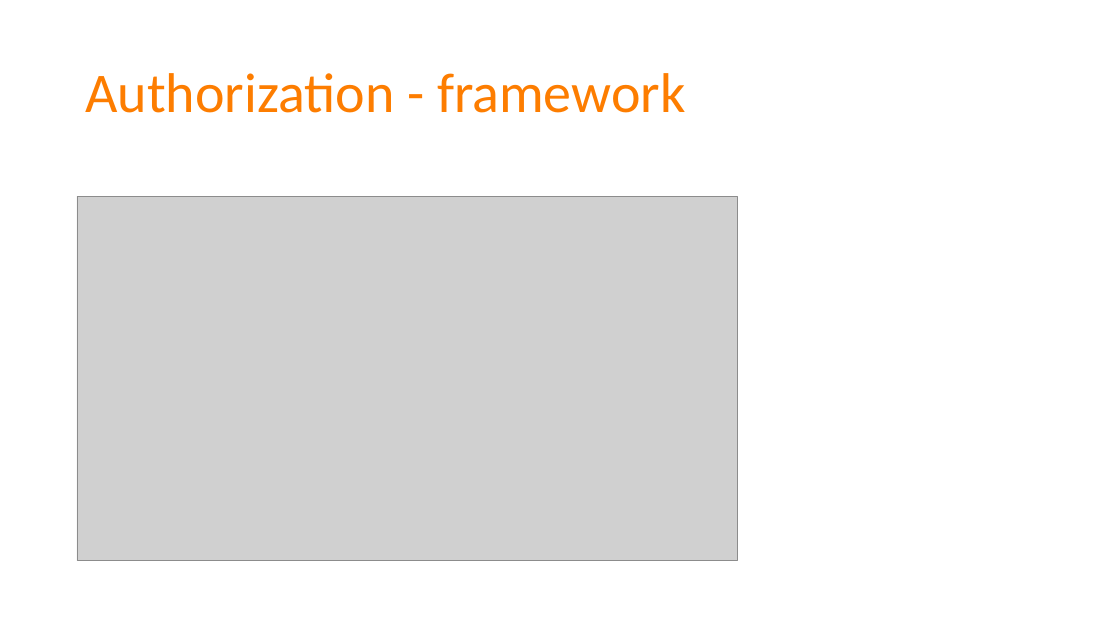
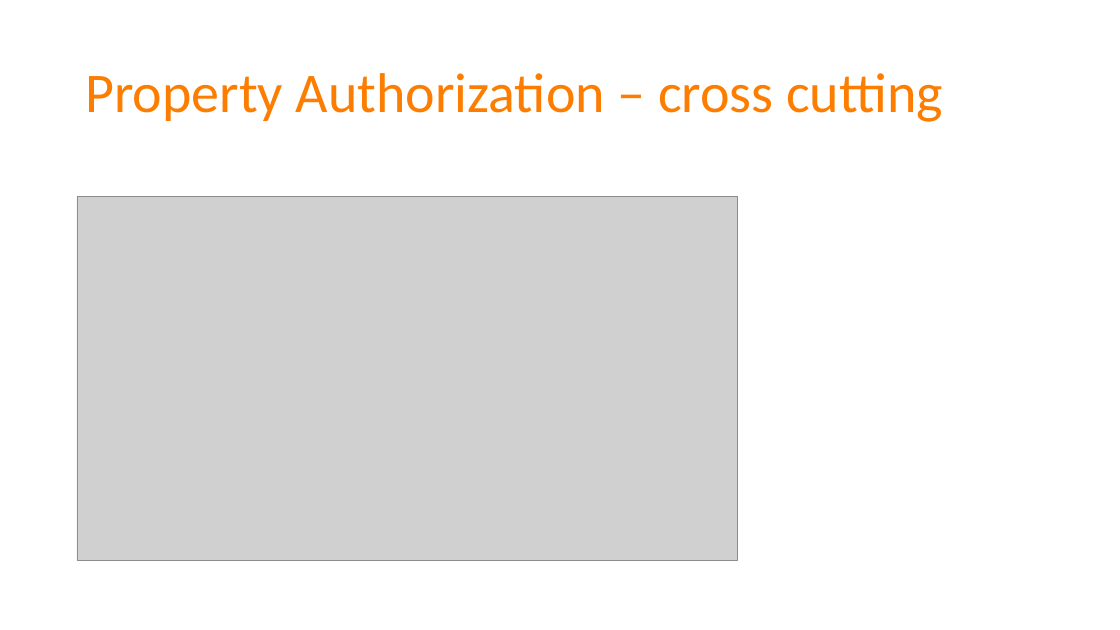
Before and after one commit to spetryjohnson/Talk---Dont-Write-Secure-Code-Design-Secure-Systems, a slide deck: slide 37 of Secure Systems - CodeMash 2017.pptx (slide 34 before the commit). Drawn at 1120x630 pixels with LibreOffice and Linux fonts; fonts in the diff are those of the drawing; grey boxes stand for pictures. Boxes give left, top, right and bottom in pixels: in the first picture for what was removed or moved away, otherwise in the second. Text is boxed around its words. In the diff, an @@ line names an element or a change of style, - is before the commit and + after.

Commit message:
Added authorization to PPT and narrative

```diff
--- a/Secure Systems - CodeMash 2017.pptx
+++ b/Secure Systems - CodeMash 2017.pptx
@@ title at (x1=85, y1=73, x2=943, y2=122): text changed @@
-Authorization - framework
+Property Authorization – cross cutting
```
Also in this commit, not shown: 8 other slides changed, 7 slides added, 1 other file.
